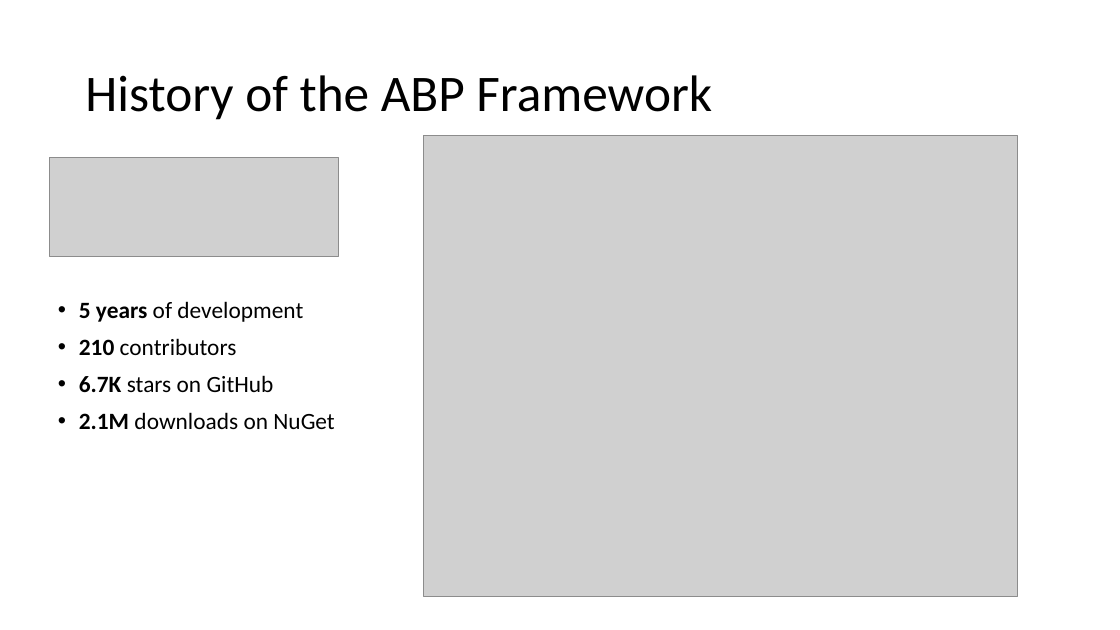
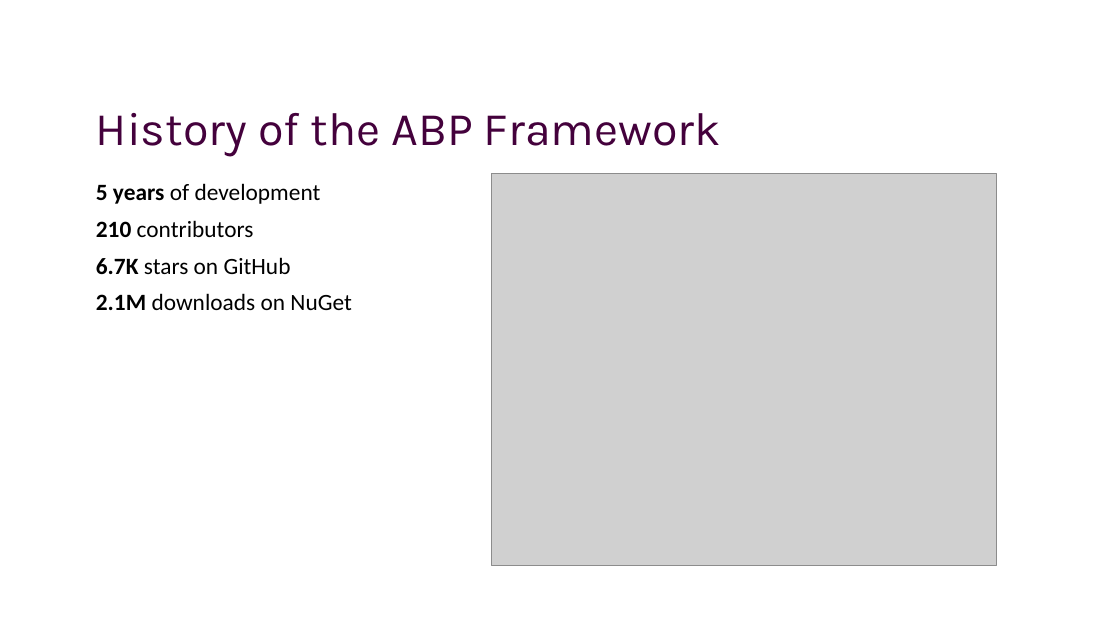
Before and after one commit to hikalkan/presentations, a slide deck: slide 7 of 2022-09-22 Dotnet Community Standup/ABP-Framework.pptx (slide 6 before the commit). Drawn at 1120x630 pixels with LibreOffice and Linux fonts; fonts in the diff are those of the drawing; grey boxes stand for pictures; background and template pictures are left out. Boxes give left, top, right and bottom in pixels: in the first picture for what was removed or moved away, otherwise in the second. Text is boxed around its words. In the diff, an @@ line names an element or a change of style, - is before the commit and + after.

Commit message:
Apply presentation styles

```diff
--- a/2022-09-22 Dotnet Community Standup/ABP-Framework.pptx
+++ b/2022-09-22 Dotnet Community Standup/ABP-Framework.pptx
@@ title "History of the ABP Framework": place and size @@
-title "History of the ABP Framework" at box(85, 75, 712, 120)
+title "History of the ABP Framework" at box(96, 113, 721, 156)
@@ title "History of the ABP Framework" at box(96, 113, 721, 156): size 44 to 40 pt, font Calibri to Karla, text colour #000000 to #44013C @@
@@ picture removed at box(50, 157, 339, 256) @@
@@ text "5 years of development": place and size @@
-text "5 years of development" at box(79, 301, 334, 429)
+text "5 years of development" at box(96, 183, 351, 310)
@@ text "5 years of development" at box(96, 183, 351, 310): bullet • to none @@
@@ picture: place and size @@
-picture at box(423, 135, 1017, 597)
+picture at box(492, 173, 996, 565)
```
Also in this commit, not shown: 6 other slides changed, 19 slides added, 1 slide removed, 2 other files.
